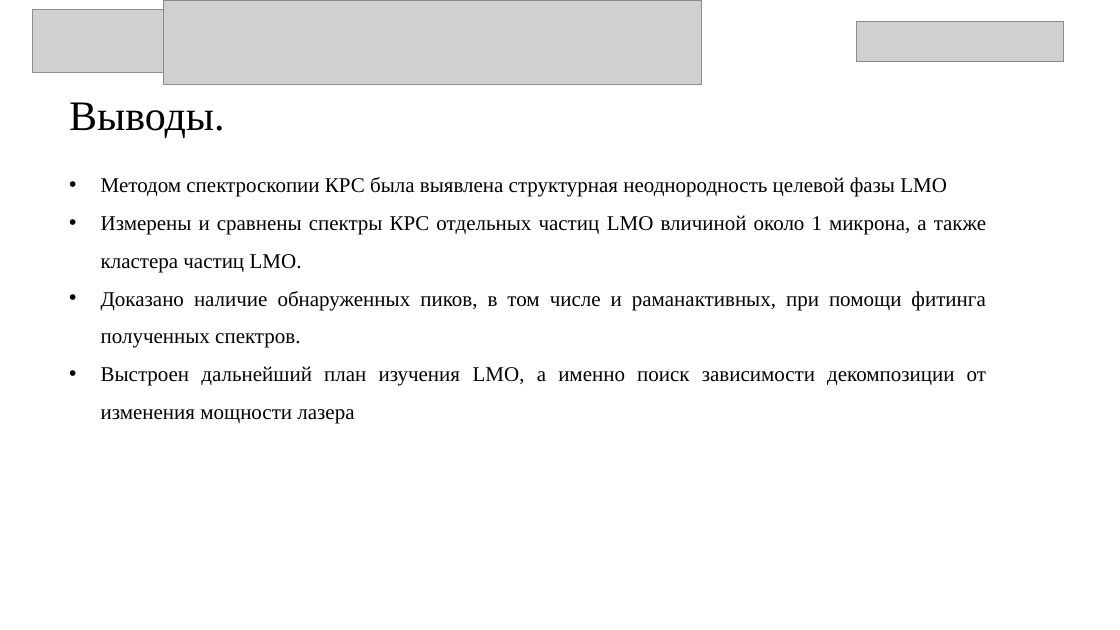
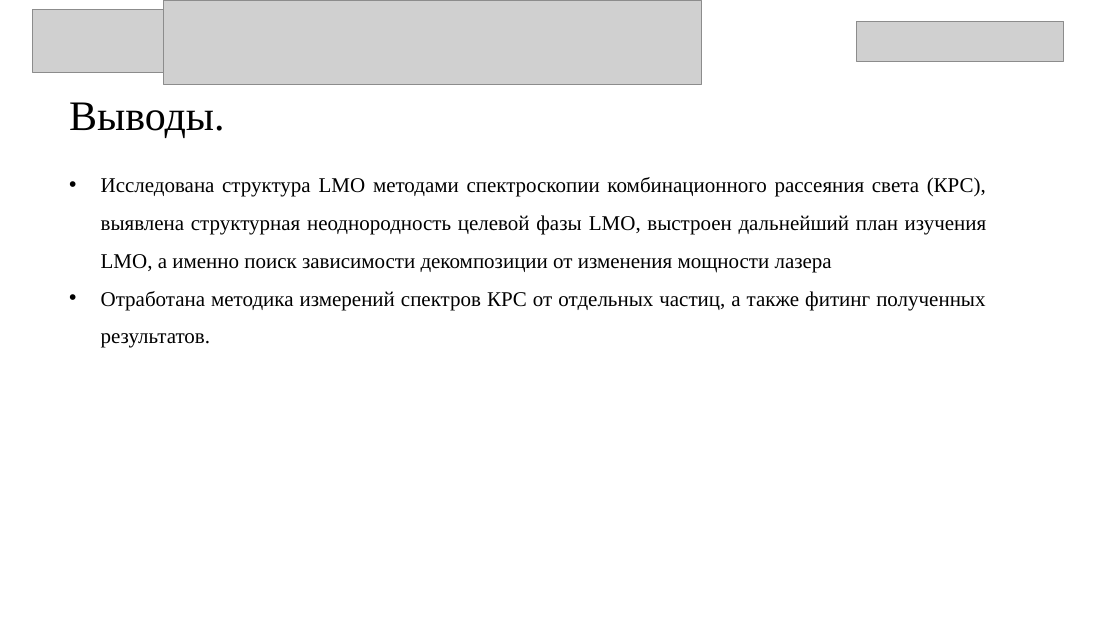
Before and after one commit to KorobovEVG/diplom_b, a slide deck: slide 11 of презентация на практику.pptx. Drawn at 1120x630 pixels with LibreOffice and Linux fonts; fonts in the diff are those of the drawing; grey boxes stand for pictures. Boxes give left, top, right and bottom in pixels: in the first picture for what was removed or moved away, otherwise in the second. Text is boxed around its words. In the diff, an @@ line names an element or a change of style, - is before the commit and + after.

```diff
--- a/презентация на практику.pptx
+++ b/презентация на практику.pptx
@@ text at <box>101,177,987,348</box>: text changed @@
-• Методом спектроскопии КРС была выявлена структурная неоднородность целевой фазы LMO
-• Измерены и сравнены спектры КРС отдельных частиц LMO вличиной около 1 микрона, а также кластера частиц LMO.
-• Доказано наличие обнаруженных пиков, в том числе и раманактивных, при помощи фитинга полученных спектров.
-• Выстроен дальнейший план изучения LMO, а именно поиск зависимости декомпозиции от изменения мощности лазера
+• Исследована структура LMO методами спектроскопии комбинационного рассеяния света (КРС), выявлена структурная неоднородность целевой фазы LMO, выстроен дальнейший план изучения LMO, а именно поиск зависимости декомпозиции от изменения мощности лазера
+• Отработана методика измерений спектров КРС от отдельных частиц, а также фитинг полученных результатов.
```
Also in this commit, not shown: 8 other slides changed, 1 other file.
